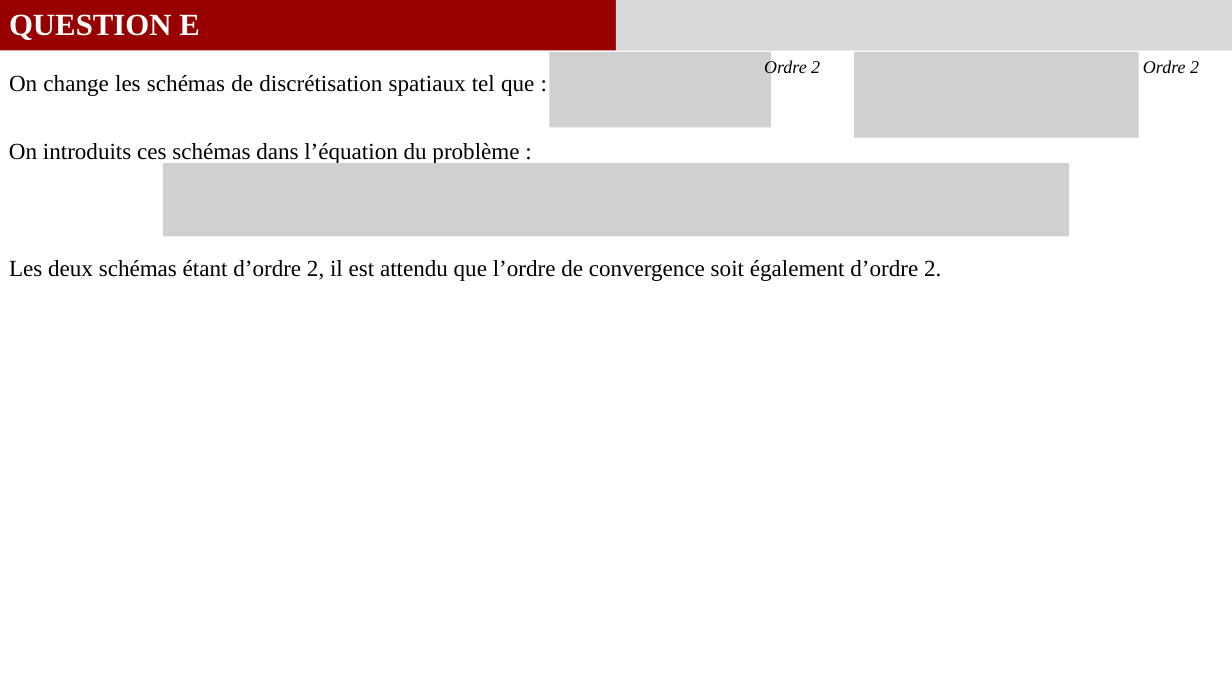
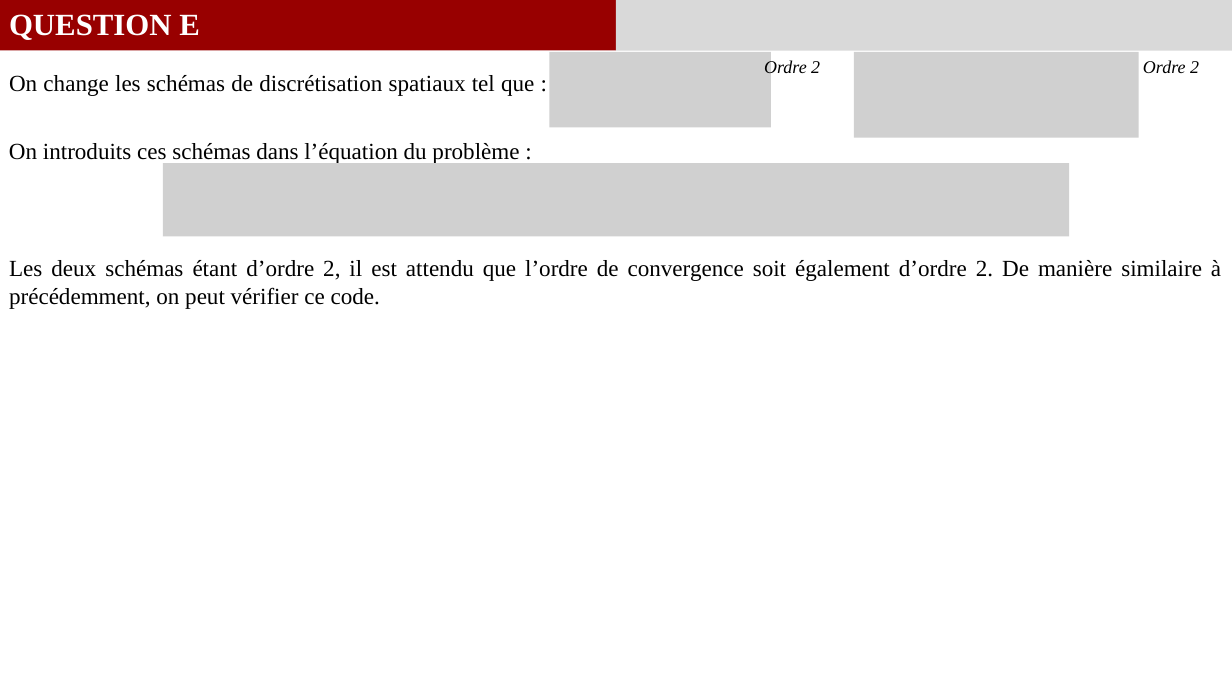
Before and after one commit to GauthierBRUNEL/MEC8211_devoir_2, a slide deck: slide 8 of doc/Rapport_Devoir1.pptx. Drawn at 1232x693 pixels with LibreOffice and Linux fonts; fonts in the diff are those of the drawing; grey boxes stand for pictures. Boxes give left, top, right and bottom in pixels: in the first picture for what was removed or moved away, otherwise in the second. Text is boxed around its words. In the diff, an @@ line names an element or a change of style, - is before the commit and + after.

Commit message:
RAS - no modif
Je pensais qu'on avait fais une erreur mais je crois que c'est bon !

```diff
--- a/doc/Rapport_Devoir1.pptx
+++ b/doc/Rapport_Devoir1.pptx
@@ text at (x1=9, y1=260, x2=1221, y2=309): text changed @@
-Les deux schémas étant d’ordre 2, il est attendu que l’ordre de convergence soit également d’ordre 2.
+Les deux schémas étant d’ordre 2, il est attendu que l’ordre de convergence soit également d’ordre 2. De manière similaire à précédemment, on peut vérifier ce code.
```
